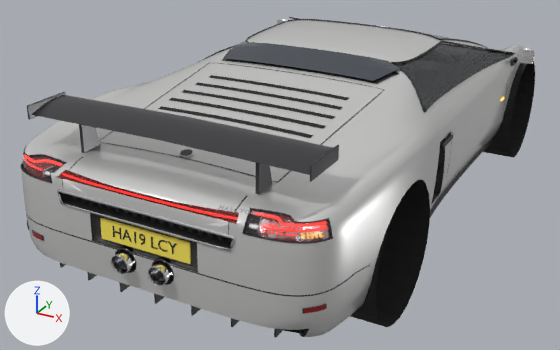
One commit to the glTF model assets/vehicle_entries/halcyon.glb: the scene before it, then after it.
Rendered twice from a camera (50 mm lens) standing at (2.1, -4.73, 2.34) and looking at (-0.3, -0.35, 0.15). The lights are fixed; the arrows at lower left show +X, +Y and +Z. The first picture is the older version. Vertices at exactly the same position are counted once.

The first picture shows 'CabinOpening', 'DoorRight'.
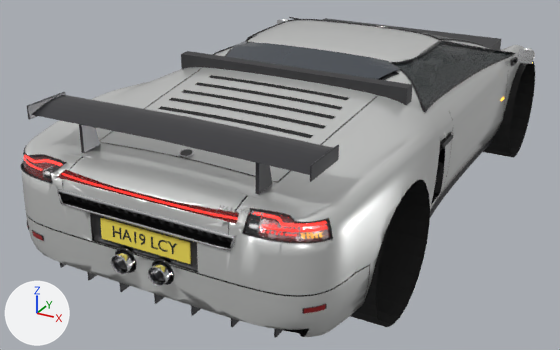
What changed in the scene script:
```text
Change me_halcyon_002:
    used by ob_cabinopening; location = (0.0, 0.0, 0.0)
    remove me_halcyon_002.from_pydata(...)  # 23966 vertices, 45011 faces; spans x -1.07..1.07, y -2.28..2.32, z -0.04..1.13
    add me_halcyon_002.from_pydata(...)  # 24613 vertices, 45905 faces; spans x -1.07..1.07, y -2.28..2.32, z -0.04..1.13
    me_halcyon_002 part 1: a new loose piece, a box spanning x -0.752..0.752, y -0.827..-0.747, z 0.325..1.075, in mat_plastic_004 (dark grey #353537)
    me_halcyon_002 part 2: a new loose piece, a box spanning x -0.75..0.75, y 0.91..1.27, z 0.66..0.9, in mat_plastic_004 (dark grey #353537)
    me_halcyon_002 part 3: 180 vertices moved within x -0.87..0.93, y -2.19..2.29, z 0.22..1.08; 93 vertices removed from x -0.91..0.91, y -1.89..2.16, z 0.27..1.04; 508 vertices added at x -0.95..0.95, y -1.89..2.16, z 0.27..1.04
    other edits to the shape of me_halcyon_002 do not show in these pictures
```

What differs and where, as boxes (x1, y1, x2, y2) in the pictures (560 x 350 px):
part 1 of me_halcyon_002, added
    after: (181, 51, 412, 105)
part 2 of me_halcyon_002, added
    after: (322, 18, 501, 52)
part 3 of me_halcyon_002, built on
    before: (99, 48, 516, 258)
    after: (99, 48, 516, 297)
